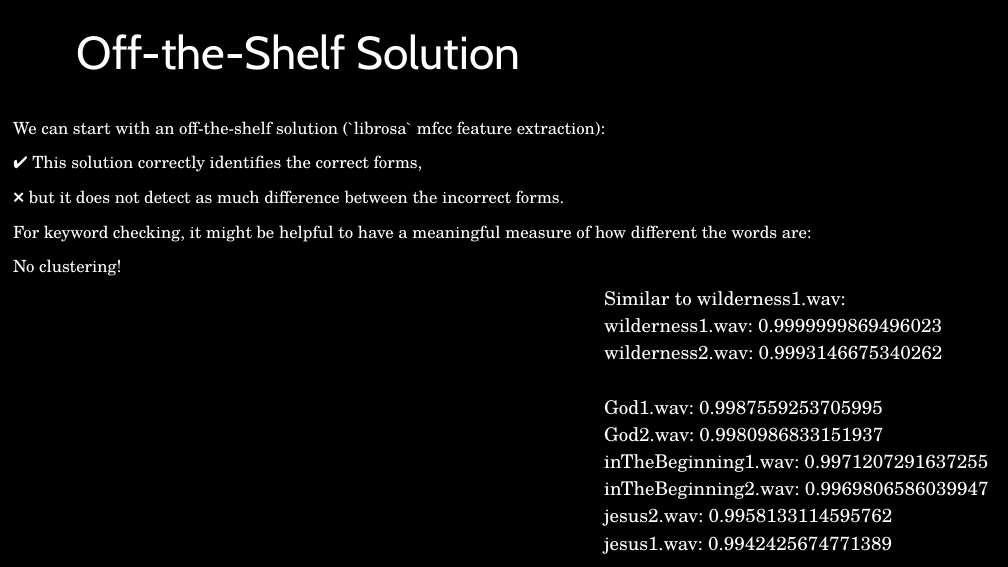
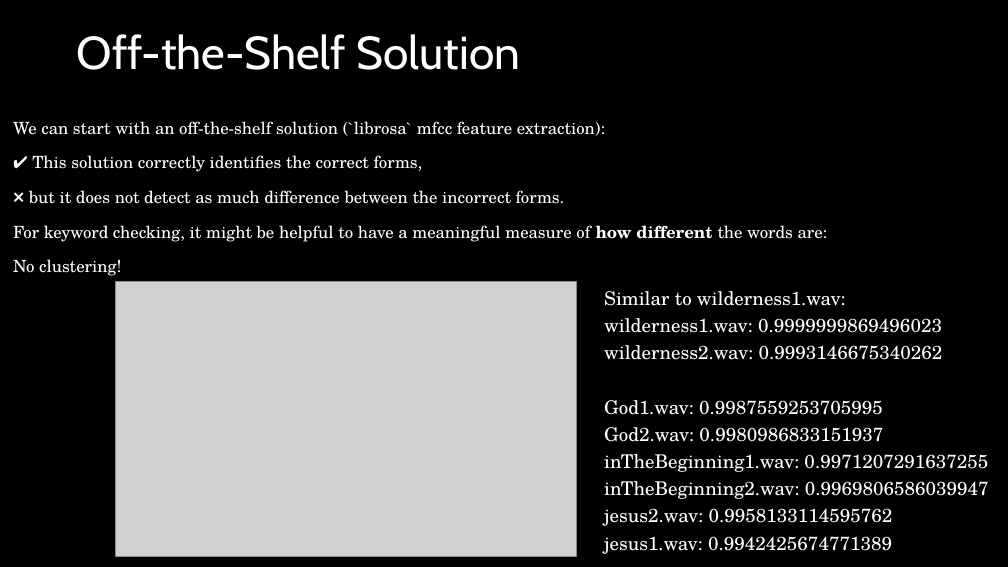
Before and after one commit to PENNET-dev/hackathon-uW-2024, a slide deck: slide 12 of Hackathon Presentation.pptx. Drawn at 1008x567 pixels with LibreOffice and Linux fonts; fonts in the diff are those of the drawing; grey boxes stand for pictures. Boxes give left, top, right and bottom in pixels: in the first picture for what was removed or moved away, otherwise in the second. Text is boxed around its words. In the diff, an @@ line names an element or a change of style, - is before the commit and + after.

```diff
--- a/Hackathon Presentation.pptx
+++ b/Hackathon Presentation.pptx
@@ text at (13,225,828,242): bold on in "how different" @@
@@ picture added at (116,281,576,556) @@
```
Also in this commit, not shown: 4 other slides changed, 7 slides added, 1 slide removed.
